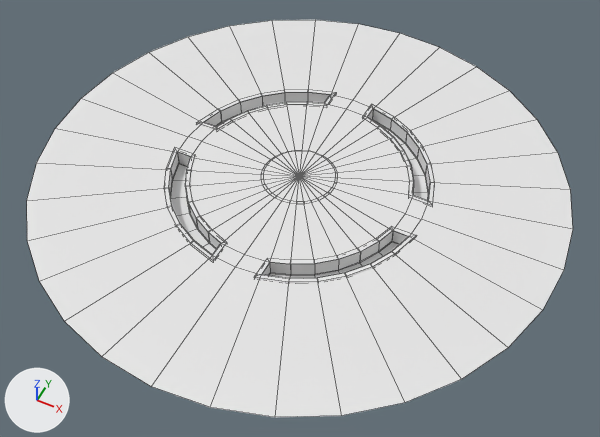
Before and after pictures for a commit that changed the FBX model Project Casanova/Assets/Chloe's Stuff/Mesh/FR Floor.fbx.
Camera for both pictures: a 50 mm lens placed at (28.9, -57.7, 65.2), pointed at (1.4, -2.7, -3.6). Every picture has the same lights, and +X, +Y and +Z are marked at lower left. Mesh edges are drawn as thin lines.

The older version as bpy lines, for what is in view:
```python
me_cylinder_009 = bpy.data.meshes.new('Cylinder.009')
me_cylinder_009.from_pydata(...)  # 441 vertices, 353 faces; spans x -29.4..29.4, y -29.4..29.4, z -1.8..0.1
ob_fr_floor_001 = bpy.data.objects.new('FR floor.001', me_cylinder_009)
ob_fr_floor_001.location = (0.0, 0.0, 0.0)
```
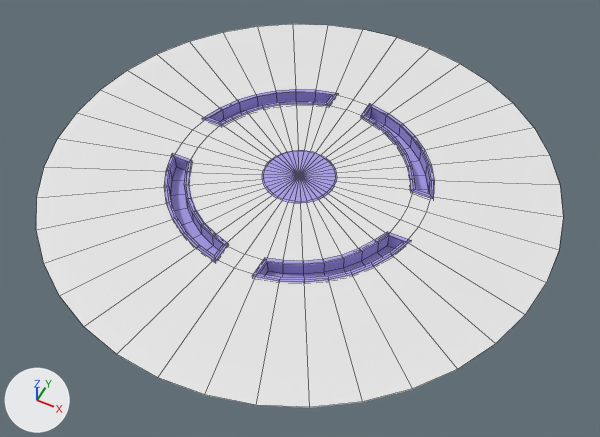
Boxes (x1, y1, x2, y2) around the edits, measured in the pictures (600 x 437 px):
'FR floor.001', reshaped: before (27, 20, 573, 417); after (36, 24, 563, 407)
part 1 of me_cylinder_009, rebuilt: before (27, 20, 573, 417); after (36, 24, 563, 407)
part 2 of me_cylinder_009, rebuilt: before (362, 104, 434, 206); after (361, 103, 434, 199)
part 3 of me_cylinder_009, rebuilt (10% shorter): before (254, 226, 416, 283); after (252, 232, 411, 283)
part 4 of me_cylinder_009, rebuilt: before (164, 148, 227, 261); after (164, 153, 228, 262)
part 5 of me_cylinder_009, rebuilt (12% shorter): before (196, 89, 336, 131); after (202, 89, 338, 126)
part 6 of me_cylinder_009, deleted: before (262, 150, 337, 203)

Diff of the bpy script that builds the scene:
```diff
--- a/Project Casanova/Assets/Chloe's Stuff/Mesh/FR Floor.fbx.py
+++ b/Project Casanova/Assets/Chloe's Stuff/Mesh/FR Floor.fbx.py
@@ mat_set_01 @@
+mat_set_01 = principled_material('Set 01')
+mat_set_01.base_color = (0.8, 0.8, 0.8)  # white #e7e7e7
@@ mat_set_02 @@
+mat_set_02 = principled_material('Set 02')
+mat_set_02.base_color = (0.399, 0.344, 0.8)  # blue #a99ee7
@@ me_cylinder_009 @@
 # used by ob_fr_floor_001; location = (0.0, 0.0, 0.0)
-me_cylinder_009.from_pydata(...)  # 441 vertices, 353 faces; spans x -29.4..29.4, y -29.4..29.4, z -1.8..0.1
+me_cylinder_009.from_pydata(...)  # 447 vertices, 382 faces; spans x -28.3..28.3, y -28.4..28.4, z -1.4..0.1
+# me_cylinder_009 part 1: the loose piece of 153 vertices spanning x -29.4..29.4, y -29.4..29.4, z -1.7..0.0 is rebuilt with 191 vertices and now spans x -28.3..28.3, y -28.4..28.4, z 0.0..0.1
+# me_cylinder_009 part 2: the loose piece of 56 vertices spanning x 2.3..14.6, y 2.3..14.6, z -1.8..0.1 is rebuilt with 64 vertices and now spans x 2.1..14.4, y 3.3..14.6, z -1.4..0.1, in mat_set_02 (blue #a99ee7)
+# me_cylinder_009 part 3: the loose piece of 56 vertices spanning x 2.3..14.6, y -14.6..-2.3, z -1.8..0.1 is rebuilt with 64 vertices and now spans x 2.1..14.4, y -14.6..-3.3, z -1.4..0.1, in mat_set_02 (blue #a99ee7)
+# me_cylinder_009 part 4: the loose piece of 56 vertices spanning x -14.6..-2.3, y -14.6..-2.3, z -1.8..0.1 is rebuilt with 64 vertices and now spans x -14.4..-2.1, y -14.6..-3.3, z -1.4..0.1, in mat_set_02 (blue #a99ee7)
+# me_cylinder_009 part 5: the loose piece of 56 vertices spanning x -14.6..-2.3, y 2.3..14.6, z -1.8..0.1 is rebuilt with 64 vertices and now spans x -14.4..-2.1, y 3.3..14.6, z -1.4..0.1, in mat_set_02 (blue #a99ee7)
+# me_cylinder_009 part 6: the loose piece of 64 vertices spanning x -4.2..4.2, y -4.2..4.2, z -0.1..0.1 is deleted
+me_cylinder_009.materials.append(mat_set_01)  # white #e7e7e7
+me_cylinder_009.materials.append(mat_set_02)  # blue #a99ee7
```
